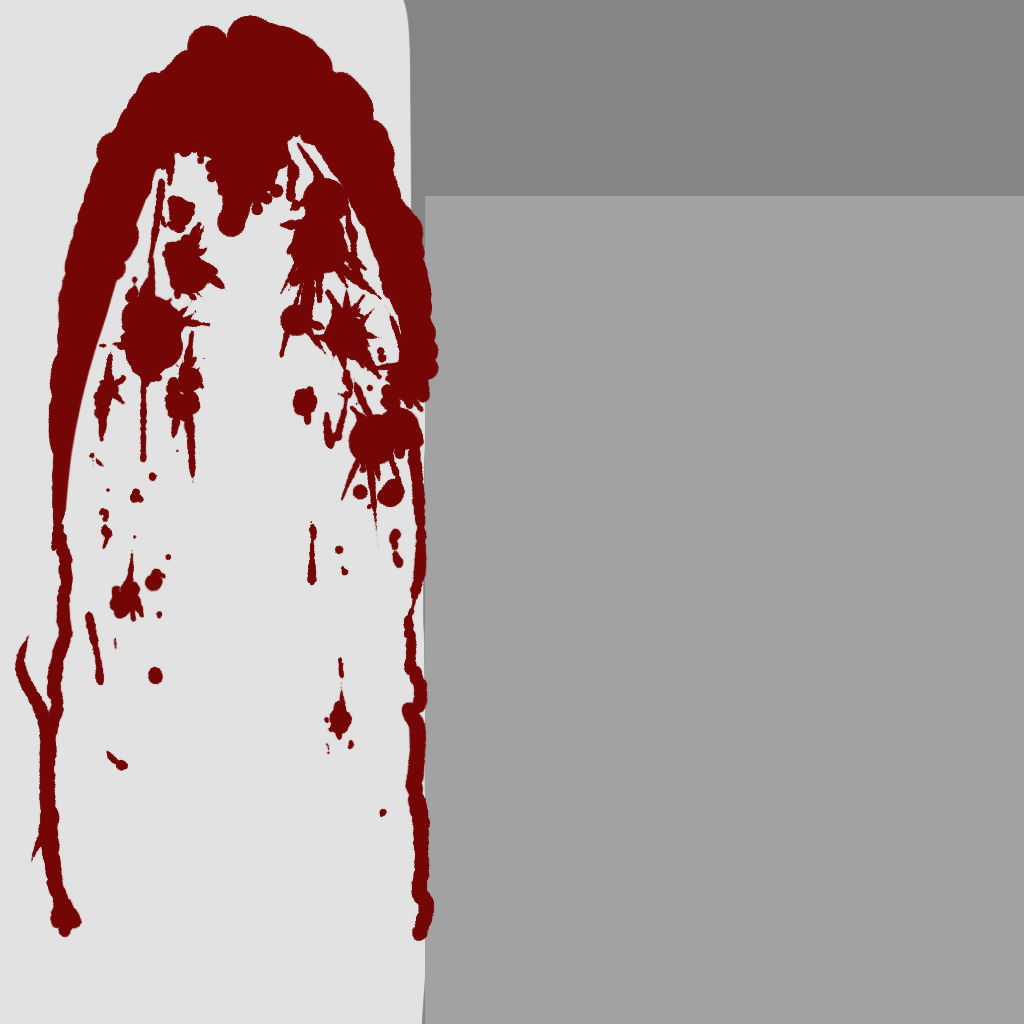
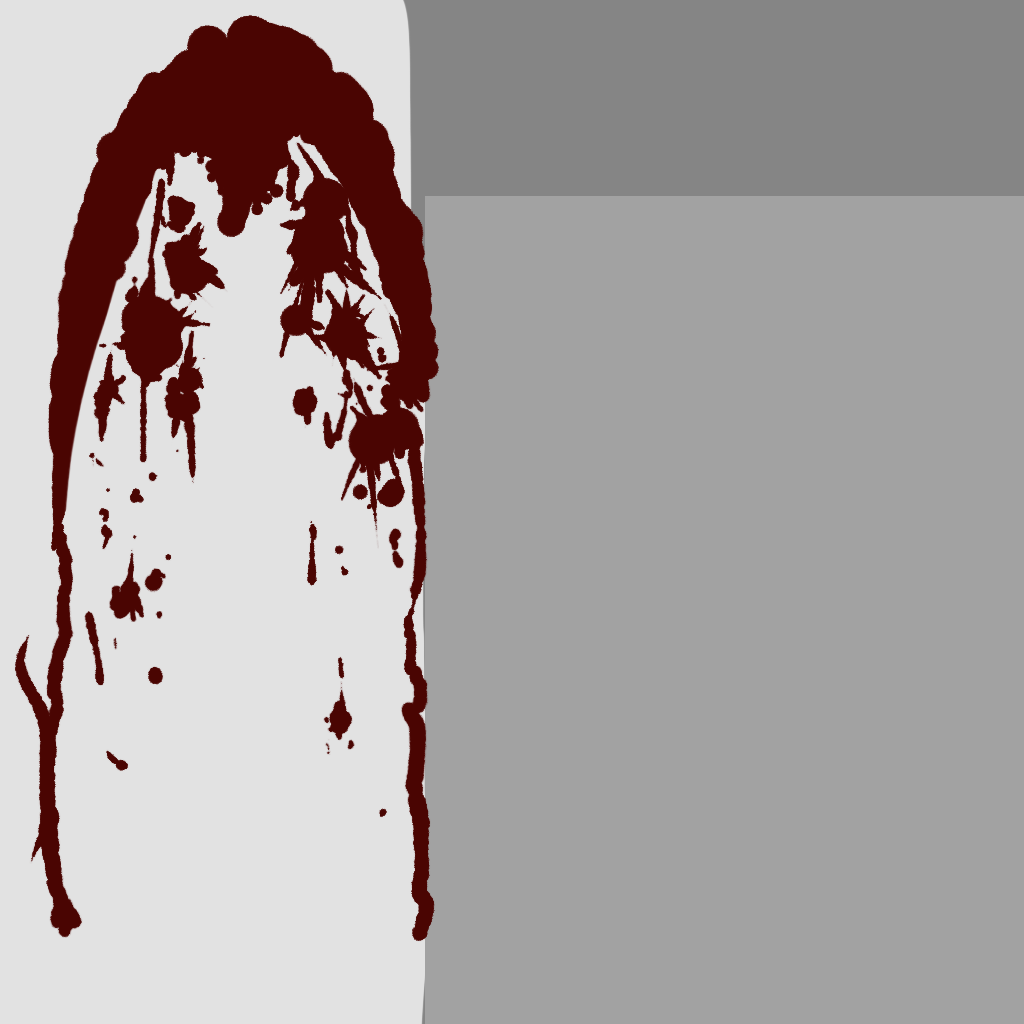
Layer changes from the first 1024 x 1024 image to the second:
painted on "Layer 1" over [15,15,439,941]
